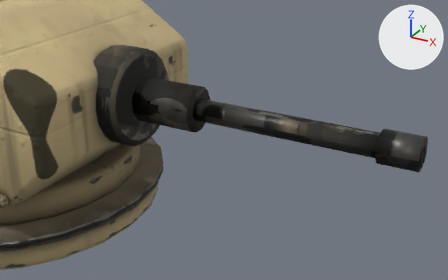
The glTF model game/models/turrets/turret_grach_t1.glb, before and after one commit.
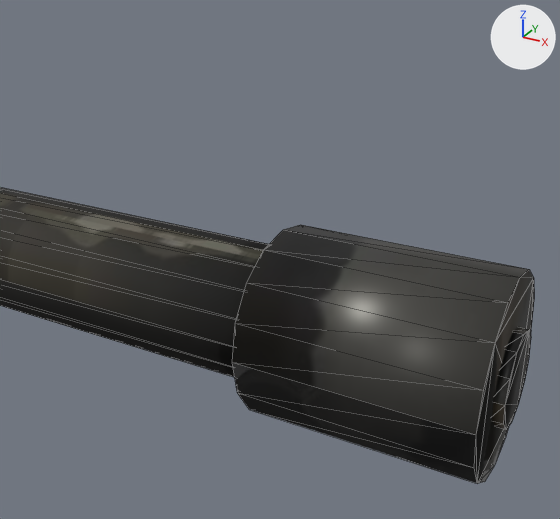
Each version is shown from a 50 mm lens placed at (0.927, -0.844, 0.658), pointed at (0.479, -0.031, 0.251), then close up from a 50 mm lens placed at (0.817, -0.167, 0.383), pointed at (0.73, -0.009, 0.304). Arrows for +X, +Y and +Z are at upper right; the lights stay in place. The last two pictures show the newer version. The close-ups show mesh edges as thin lines. Where no turn or scale is listed for an object, it has been applied to the vertices. Vertices at exactly the same position are counted once.

Objects in the first close-up: 'guns'.
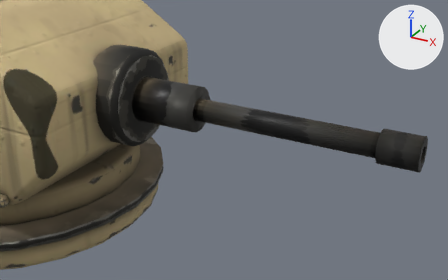
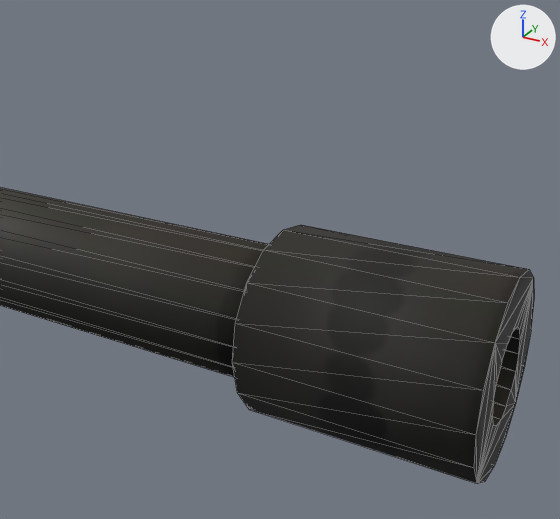
Changed parts and their boxes (x1, y1, x2, y2) in the close-ups (560 x 519 px; the box of a moved part takes in the faces that stretch with it):
part 1 of me_cylinder_011, moved or reshaped: (478, 279, 534, 481) in both
part 2 of me_cylinder_011, surface changed: (0, 187, 531, 483) in both

The change, as a list of edits to the scene's bpy script:
```text
Change me_cylinder_011:
    used by ob_guns; location = (0.264, 0.0, 0.2816)
    remove me_cylinder_011.from_pydata(...)  # 216 vertices, 412 faces; spans x -0.04..0.526, y -0.088..0.088, z -0.088..0.088
    add me_cylinder_011.from_pydata(...)  # 224 vertices, 432 faces; spans x -0.04..0.524, y -0.088..0.088, z -0.088..0.088
    me_cylinder_011 part 1
    24 vertices are removed from x 0.523..0.526, y -0.012..0.012, z -0.012..0.012
    60 faces are deleted
    16 vertices are added at x 0.48, y -0.012..0.012, z -0.012..0.012
    16 new vertices lie (0.044, 0.0, 0.0) away from vertices in x 0.48, y -0.012..0.012, z -0.012..0.012
    80 new faces join them
    me_cylinder_011 part 2: 345 kept faces spanning x -0.04..0.524, y -0.088..0.088, z -0.088..0.088 get new texture (UV) coordinates
```
